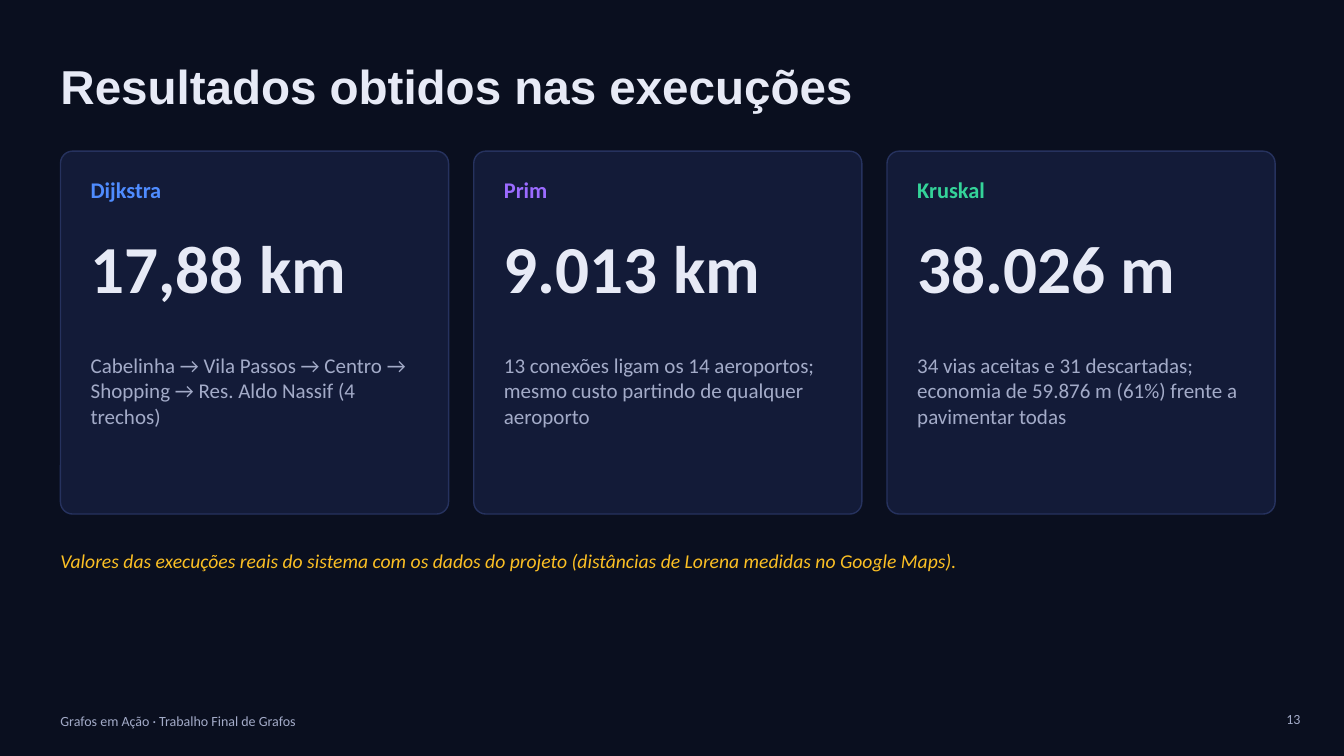
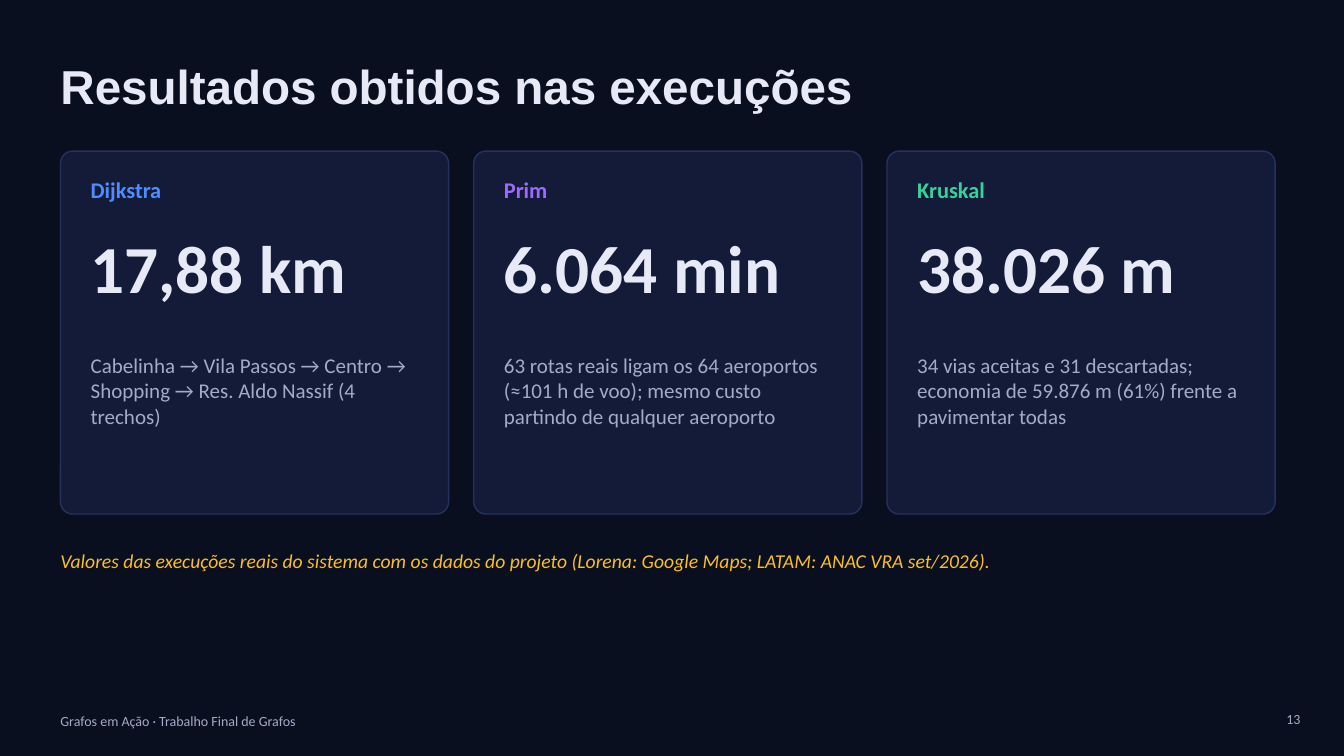
Before and after one commit to Martonidaz/Grafos-em-Acao, a slide deck: slide 13 of docs/Grafos_em_Acao_Apresentacao.pptx. Drawn at 1344x756 pixels with LibreOffice and Linux fonts; fonts in the diff are those of the drawing. Boxes give left, top, right and bottom in pixels: in the first picture for what was removed or moved away, otherwise in the second. Text is boxed around its words. In the diff, an @@ line names an element or a change of style, - is before the commit and + after.

```diff
--- a/docs/Grafos_em_Acao_Apresentacao.pptx
+++ b/docs/Grafos_em_Acao_Apresentacao.pptx
@@ text at (504,246,780,294): text changed @@
-9.013 km
+6.064 min
@@ text at (504,358,818,428): text changed @@
-13 conexões ligam os 14 aeroportos; mesmo custo partindo de qualquer aeroporto
+63 rotas reais ligam os 64 aeroportos (≈101 h de voo); mesmo custo partindo de qualquer aeroporto
@@ text at (60,554,990,572): text changed @@
-Valores das execuções reais do sistema com os dados do projeto (distâncias de Lorena medidas no Google Maps).
+Valores das execuções reais do sistema com os dados do projeto (Lorena: Google Maps; LATAM: ANAC VRA set/2026).
```
Also in this commit, not shown: 4 other slides changed, 8 other files.
